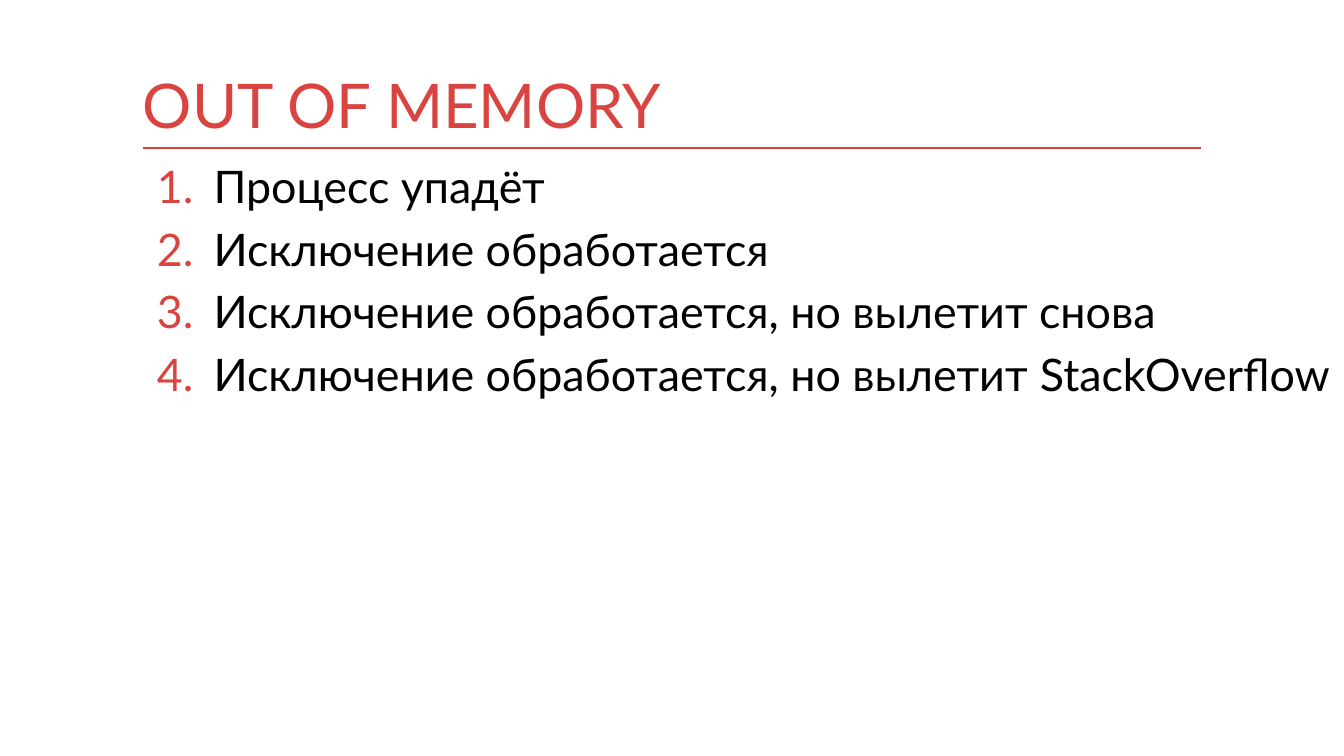
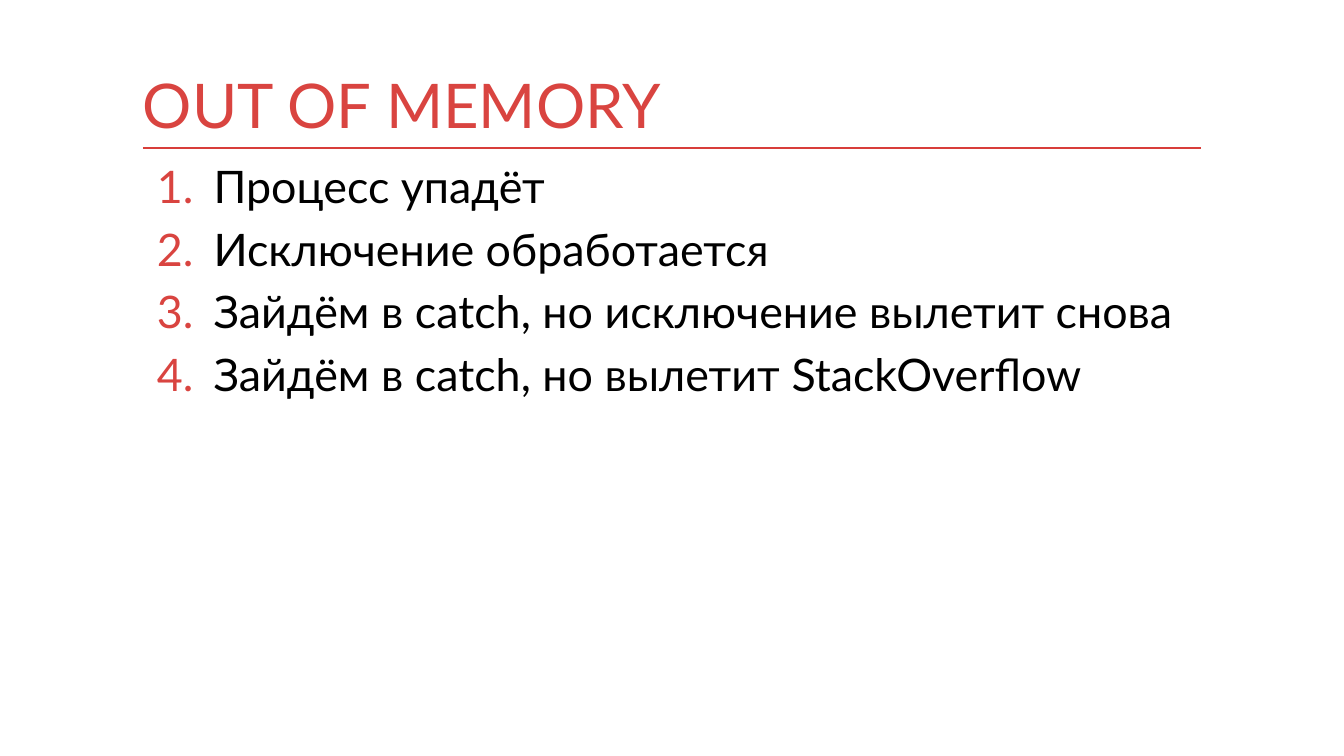
Before and after one commit to kontur-courses/exceptions, a slide deck: slide 36 of exceptions.pptx. Drawn at 1344x756 pixels with LibreOffice and Linux fonts; fonts in the diff are those of the drawing. Boxes give left, top, right and bottom in pixels: in the first picture for what was removed or moved away, otherwise in the second. Text is boxed around its words. In the diff, an @@ line names an element or a change of style, - is before the commit and + after.

```diff
--- a/exceptions.pptx
+++ b/exceptions.pptx
@@ text at (214, 295, 1172, 399): text changed @@
-3. Исключение обработается, но вылетит снова
-4. Исключение обработается, но вылетит StackOverflow
+3. Зайдём в catch, но исключение вылетит снова
+4. Зайдём в catch, но вылетит StackOverflow
```
Also in this commit, not shown: 4 other slides changed, 1 slide added.
